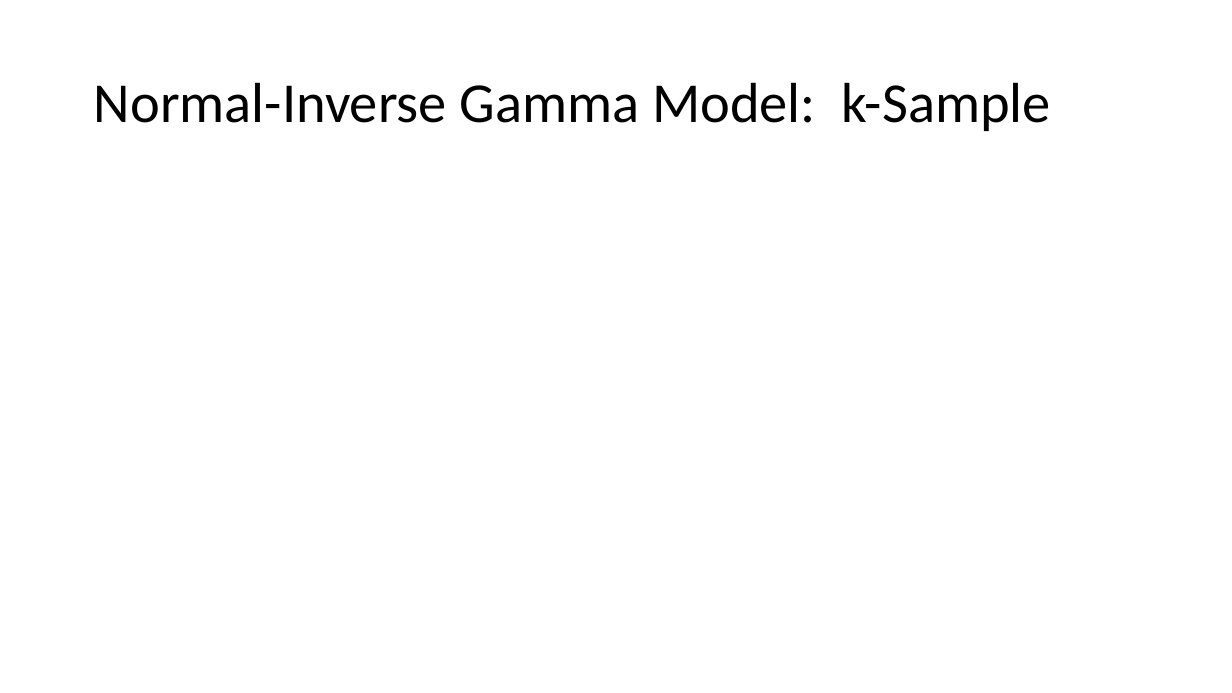
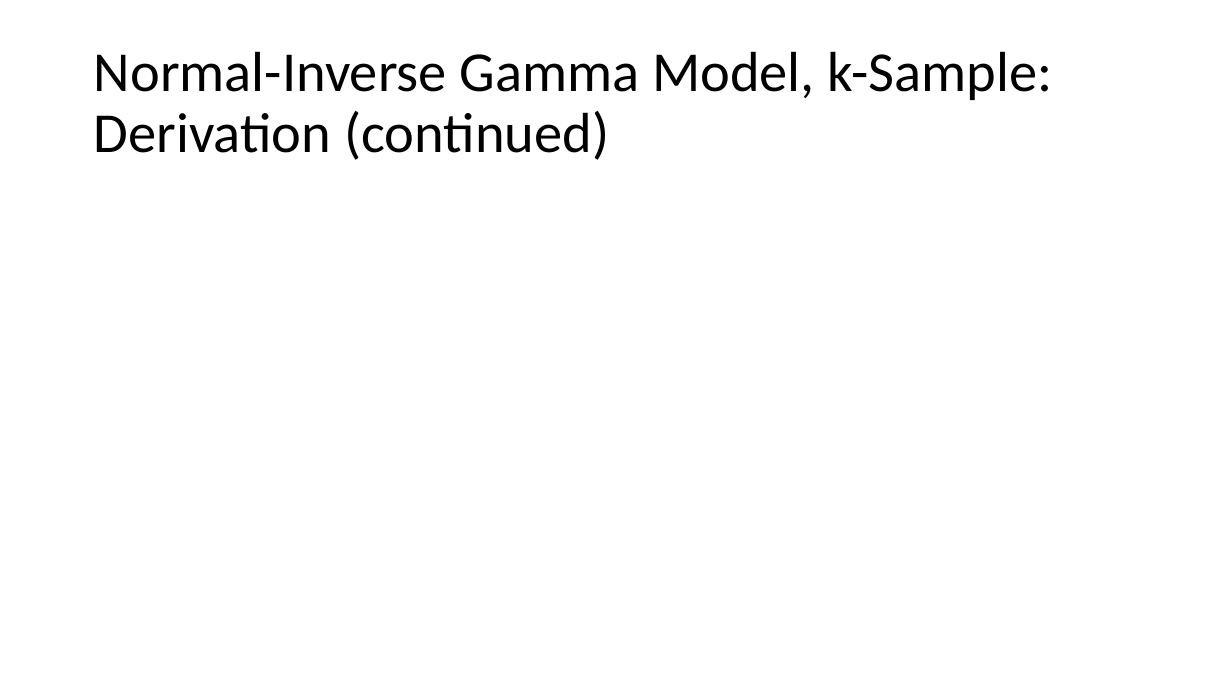
Before and after one commit to vgharris3/predictiveInference, a slide deck: slide 36 of Thesis_Files/ThesisDefense.pptx (slide 35 before the commit). Drawn at 1232x693 pixels with LibreOffice and Linux fonts; fonts in the diff are those of the drawing; grey boxes stand for pictures. Boxes give left, top, right and bottom in pixels: in the first picture for what was removed or moved away, otherwise in the second. Text is boxed around its words. In the diff, an @@ line names an element or a change of style, - is before the commit and + after.

```diff
--- a/Thesis_Files/ThesisDefense.pptx
+++ b/Thesis_Files/ThesisDefense.pptx
@@ title at [94,51,1053,160]: text changed @@
-Normal-Inverse Gamma Model: k-Sample
+Normal-Inverse Gamma Model, k-Sample:
+Derivation (continued)
```
Also in this commit, not shown: 11 other slides changed, 7 slides added, 13 other files.
